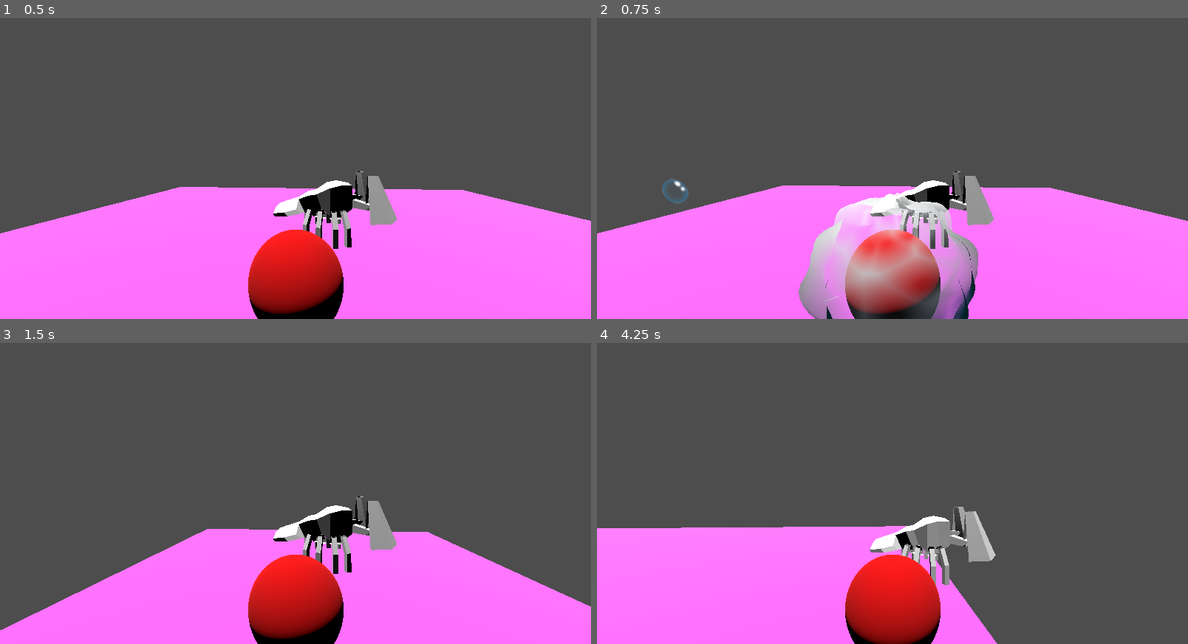
Above: before the commit, frames 1-4 (two rows, left to right).
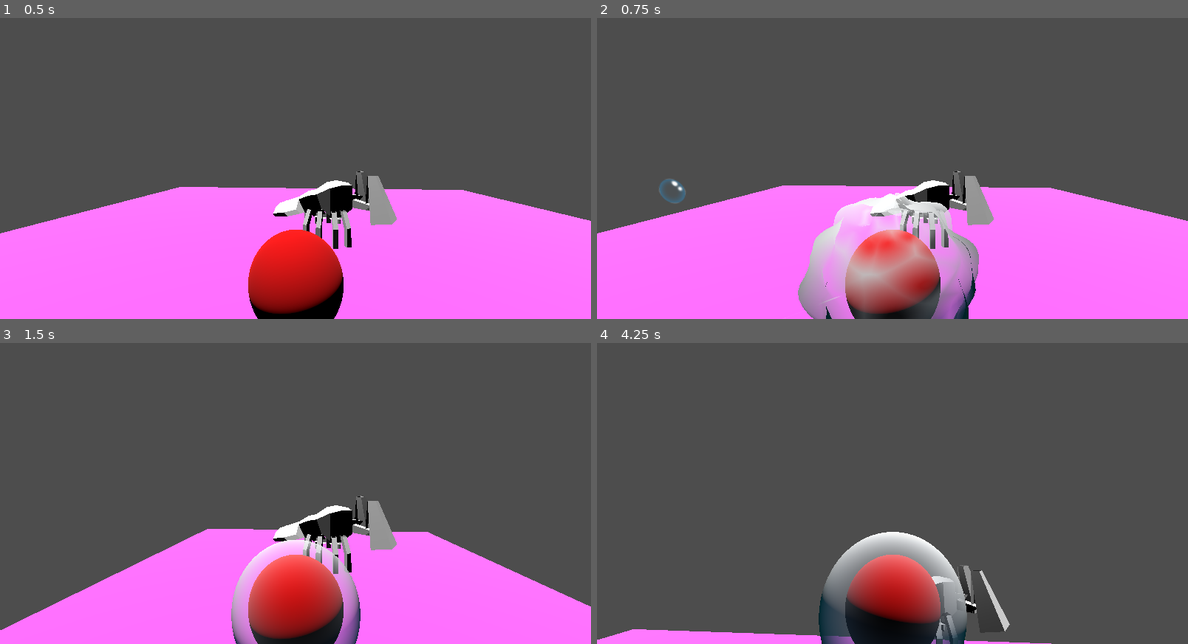
Above: after the commit, the same moments.

Repository: fazilhus/mantis-crab
Game: Godot game, scene res://scenes/test_v.tscn
The game is run twice, just before and just after one commit, with the same random seed, the same clock (stepped at 60 frames per second) and the same inputs. This scene is started directly instead of the project's main scene.
Inputs (mouse positions are in pixels of both pictures, inside the frame that each line leads up to):
- Up to frame 1 (0.5 s): no input
- Up to frame 2 (0.75 s): tap Enter at 0.5 s; move the mouse to (1022, 135) at 0.52 s; hold D (Right) from 0.53 s (still down); click (1022, 135) at 0.6 s
- Up to frame 3 (1.5 s): tap Space (Jump_Action) at 0.77 s; move the mouse to (177, 493) at 1.27 s; release D (Right) at 1.28 s; hold S (Backward) from 1.28 s (still down); tap Ctrl (Grab) at 1.35 s
- Up to frame 4 (4.25 s): tap Space (Jump_Action) at 1.52, 3.02, 3.77 s; move the mouse to (951, 406) at 2.02 s; release S (Backward) at 2.03 s; hold D (Right) 2.03-2.78 s; tap M (Hide_Mouse) at 2.1 s; move the mouse to (886, 484) at 2.77 s; hold W (Forward) from 2.78 s (still down); click (886, 484) at 2.85 s; move the mouse to (933, 481) at 3.52 s; tap Ctrl (Grab) at 3.6 s

Frame 1 is identical in both runs. In frame 2, 0.3% of the frame differs, in the area x 10-67%, y 53-100%; in frame 3, 4.2%; in frame 4, 24%, in the area x 0-77%, y 54-100%.

Commit message:
movement and camera fixes
Not complete

Diff:
--- a/resources/world_environment.tres
+++ b/resources/world_environment.tres
@@ -14,6 +14,5 @@
 tonemap_mode = 2
 glow_enabled = true
 fog_light_color = Color(0.332782, 0.455457, 0.846652, 1)
-fog_light_energy = 2.27
-fog_density = 0.1
-fog_sky_affect = 0.1
+fog_density = 0.5335
+fog_sky_affect = 0.455
--- a/scenes/player_character.tscn
+++ b/scenes/player_character.tscn
@@ -3,12 +3,6 @@
 [ext_resource type="Script" path="res://scripts/player_character.gd" id="1_w7rqf"]
 [ext_resource type="PackedScene" path="res://scenes/camera_gimble.tscn" id="2_c3q04"]
 [ext_resource type="PackedScene" uid="uid://dqb6myuv8oh2k" path="res://scenes/mantis crab placeholder.fbx" id="2_e8b2q"]
-
-[sub_resource type="StandardMaterial3D" id="StandardMaterial3D_7xayt"]
-albedo_color = Color(1, 0, 0, 1)
-
-[sub_resource type="SphereMesh" id="SphereMesh_x4ymr"]
-material = SubResource("StandardMaterial3D_7xayt")
 
 [sub_resource type="SphereShape3D" id="SphereShape3D_iukbm"]
 
--- a/scripts/bubble.gd
+++ b/scripts/bubble.gd
@@ -7,7 +7,7 @@
 
 @onready var mesh = %BubbleMesh
 
-const MAX_POWER = 2.5
+const MAX_POWER = 10
 
 var in_coral: bool = false
 var tween : Tween
--- a/scripts/player_character.gd
+++ b/scripts/player_character.gd
@@ -52,7 +52,8 @@
 
 	if self.rotation.y < -2*PI + 0.001 or self.rotation.y > 2 * PI - 0.001:
 		self.rotation.y = 0
-	rotation_speed = Vector2.ZERO
+
+	bubble_logic()
 
 	move_and_slide()
 
Not shown: 1 places in scenes/camera_manager.tscn that only renumber resources
Not shown: 1 places in scenes/game.tscn that only renumber resources
